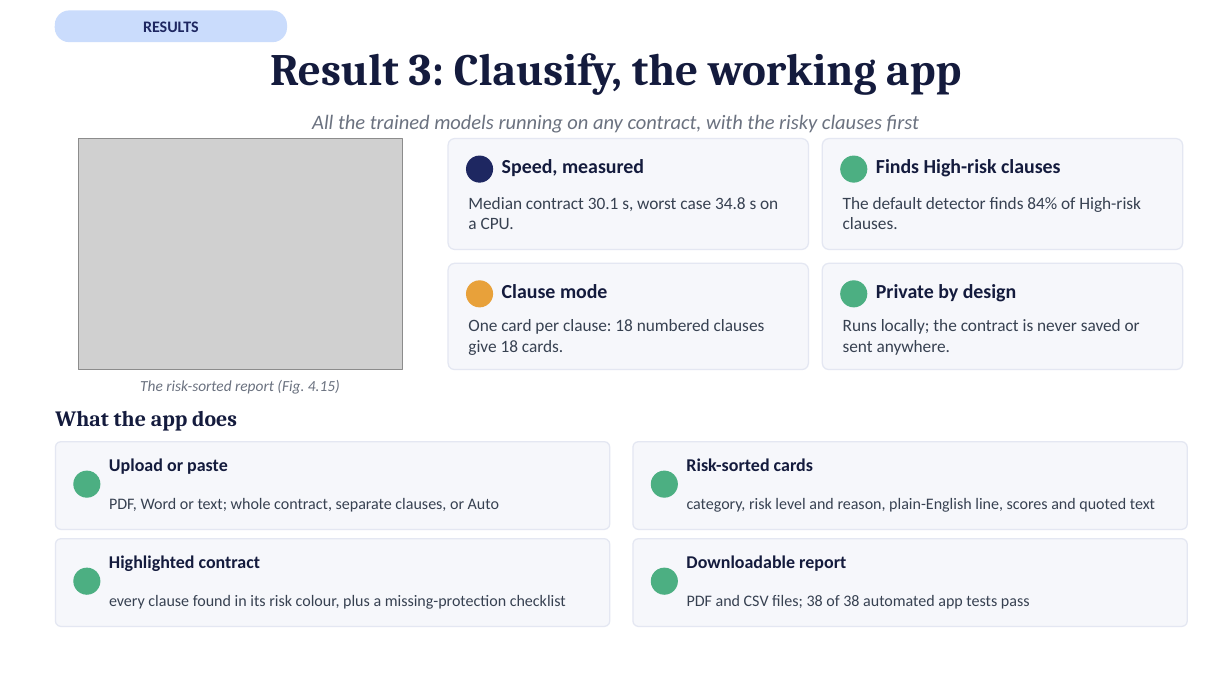
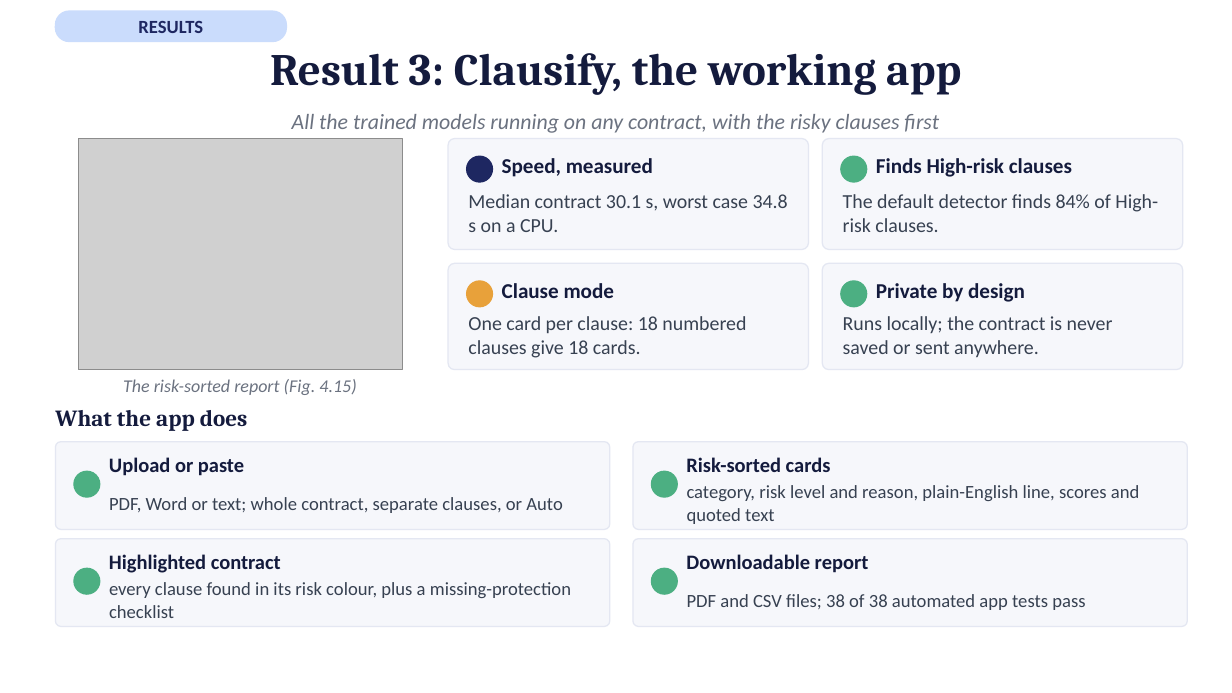
Before and after one commit to afnanmz168/clausify-p3, a slide deck: slide 14 of P25301051-p3-presentation-15-slides.pptx. Drawn at 1232x693 pixels with LibreOffice and Linux fonts; fonts in the diff are those of the drawing; grey boxes stand for pictures. Boxes give left, top, right and bottom in pixels: in the first picture for what was removed or moved away, otherwise in the second. Text is boxed around its words. In the diff, an @@ line names an element or a change of style, - is before the commit and + after.

```diff
--- a/P25301051-p3-presentation-15-slides.pptx
+++ b/P25301051-p3-presentation-15-slides.pptx
@@ text "All the trained models running ..." at (292,114,939,133): size 16 to 17 pt @@
@@ size 15.5 to 16.5 pt in 4 elements at (502,158,653,177), (876,158,1072,177), (502,283,614,298), (876,283,1025,302) @@
@@ size 13.5 to 15.5 pt in 4 elements at (468,194,788,232), (843,194,1158,232), (468,316,746,358), (843,316,1113,357) @@
@@ text "The risk-sorted report (Fig. 4.15)" at (123,379,356,395): size 12 to 14 pt @@
@@ text "What the app does" at (55,410,248,431): size 17 to 18 pt @@
@@ size 14 to 16 pt in 4 elements at (109,457,244,476), (686,457,831,472), (109,554,281,573), (686,554,869,573) @@
@@ size 12.5 to 14.5 pt in 5 elements at (138,21,203,33), (109,497,562,513), (687,485,1140,524), (109,582,571,618), (687,594,1085,610) @@
```
Also in this commit, not shown: 13 other slides changed.
